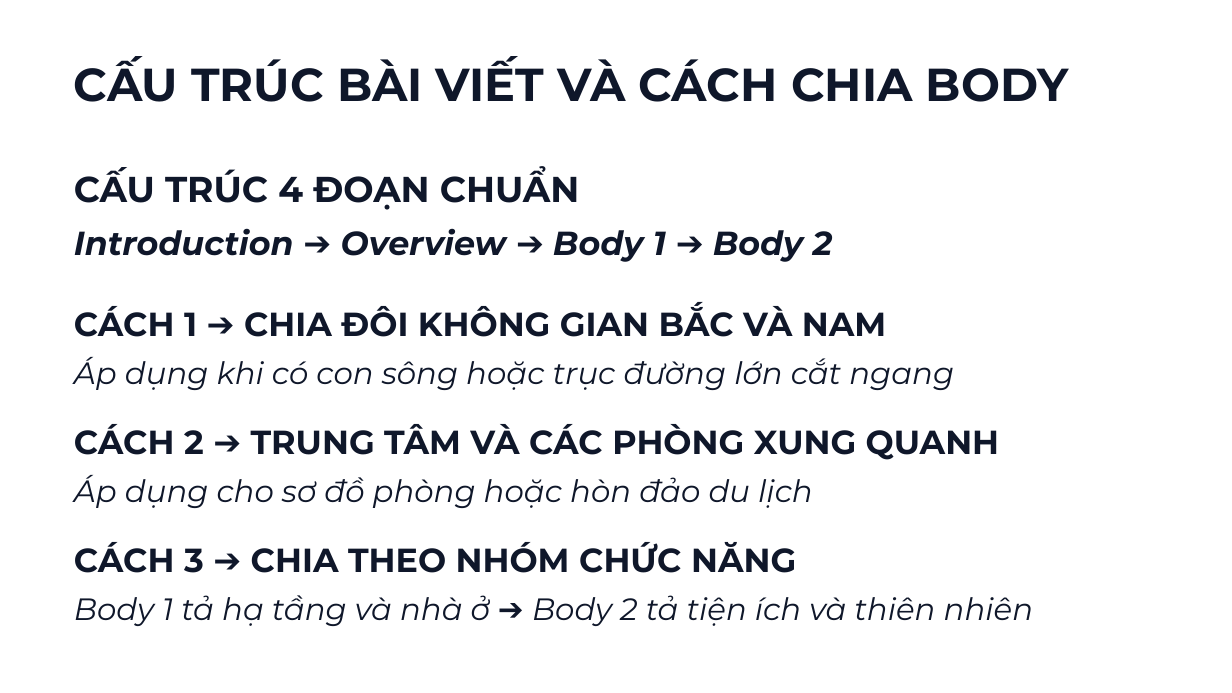
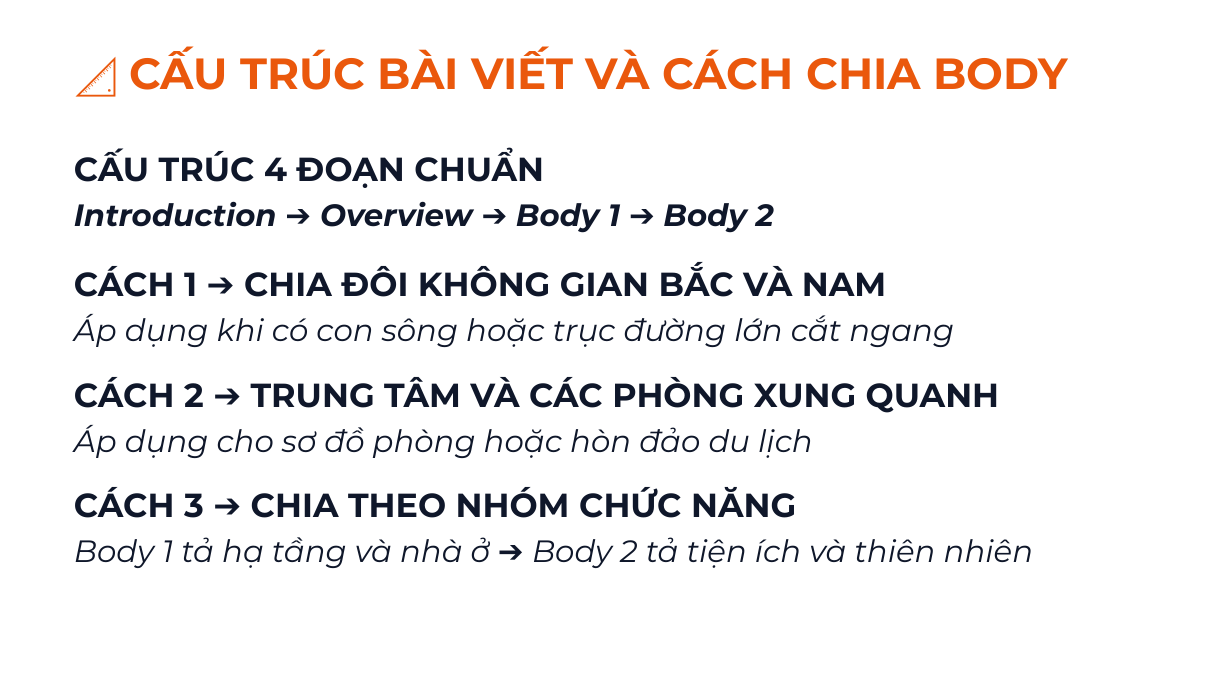
Before and after one commit to snowflake-vibing/KnowledgeLibrary, a slide deck: slide 3 of IELTS/07_YouTube_Studio/01_Slides_Writing_Task1_Map.pptx. Drawn at 1232x693 pixels with LibreOffice and Linux fonts; fonts in the diff are those of the drawing. Boxes give left, top, right and bottom in pixels: in the first picture for what was removed or moved away, otherwise in the second. Text is boxed around its words. In the diff, an @@ line names an element or a change of style, - is before the commit and + after.

Commit message:
docs(rules): update slide rules with heading emoji, 1 accent color per slide, and zero-overflow layout

```diff
--- a/IELTS/07_YouTube_Studio/01_Slides_Writing_Task1_Map.pptx
+++ b/IELTS/07_YouTube_Studio/01_Slides_Writing_Task1_Map.pptx
@@ text at (130,47,1067,90): text changed; size 36 to 34 pt; text colour #0F172A to #EA580C @@
-CẤU TRÚC BÀI VIẾT VÀ CÁCH CHIA BODY
+📐 CẤU TRÚC BÀI VIẾT VÀ CÁCH CHIA BODY
@@ text at (74,148,999,518): size 28 to 26 pt in "CẤU TRÚC 4 ĐOẠN CHUẨN"; size 26 to 24 pt in "Introduction ➔ Overview ➔ Body 1 ➔ ..."; less space between paragraphs @@
@@ text "CẤU TRÚC 4 ĐOẠN CHUẨN": place and size @@
-text "CẤU TRÚC 4 ĐOẠN CHUẨN" at (74,167,1033,626)
+text "CẤU TRÚC 4 ĐOẠN CHUẨN" at (74,148,1033,568)
```
Also in this commit, not shown: 10 other slides changed, 2 other files.
